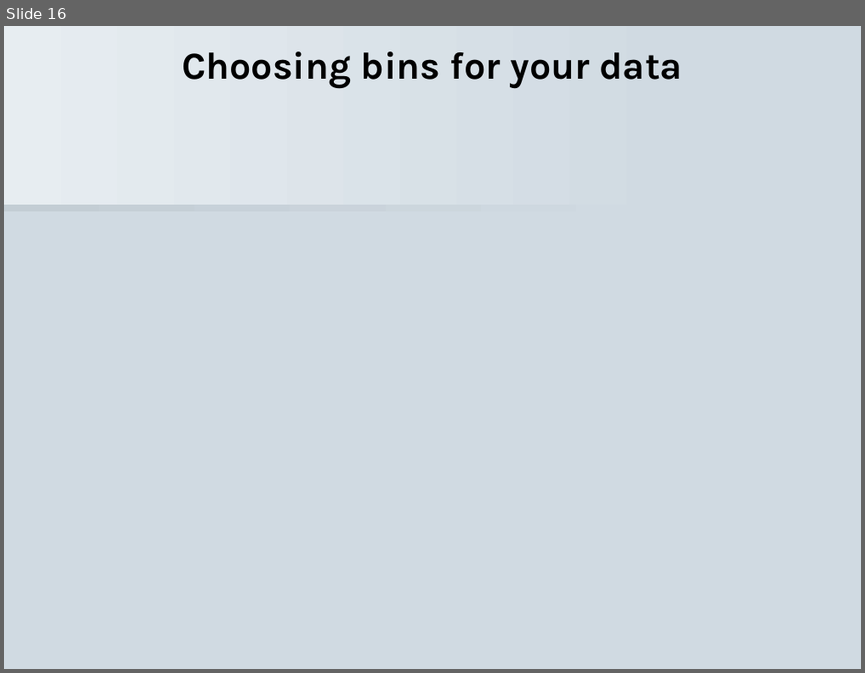
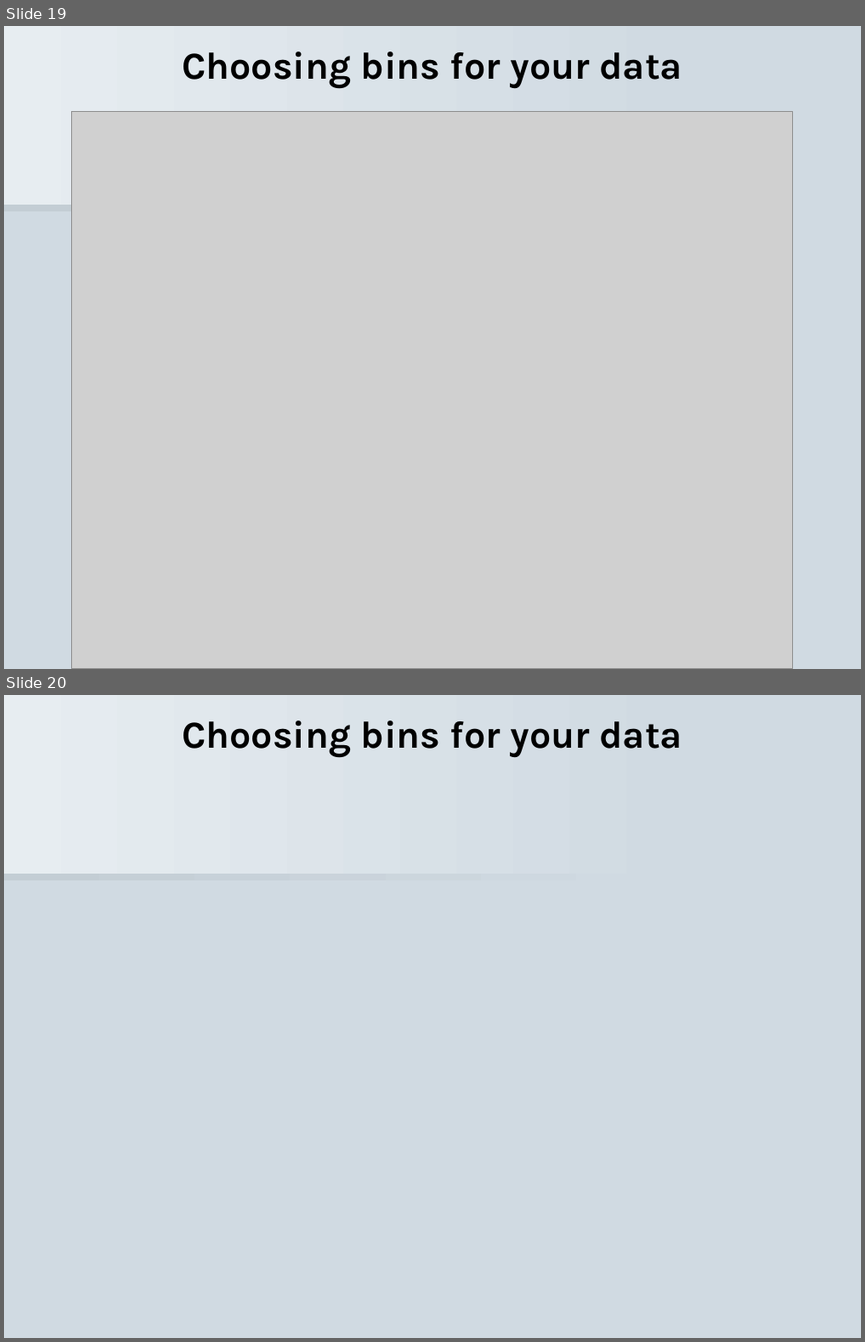
Before and after one commit to paldhous/ucb, a slide deck: 2015/dataviz/presentations/week1/class_1.ppt. Shown one above the other, each under a label of ours: slide 16 before the commit, slides 19 and 20 after it. The pictures are 865x673 and 865x1342 pixels, drawn with LibreOffice and Linux fonts; fonts in the diff are those of the drawing; grey boxes stand for pictures; background and template pictures are left out. Boxes give left, top, right and bottom in pixels: in the first picture for what was removed or moved away, otherwise in the second. Text is boxed around its words. In the diff, an @@ line names an element or a change of style, - is before the commit and + after.

```diff
--- a/2015/dataviz/presentations/week1/class_1.ppt
+++ b/2015/dataviz/presentations/week1/class_1.ppt
@@ slide 19 added at <box>4,26,861,669</box>, background #D0DAE2; not listed: 2 template elements that a slide beside it also shows @@
@@ text added at <box>182,52,682,88</box>, 32 pt, text #000000, bold @@
+Choosing bins for your data
@@ picture added at <box>72,112,792,669</box> @@
@@ what was slide 16 is now slide 20 @@
```
Also in this commit, not shown: 3 slides changed, 4 other slides added, 23 other files.
